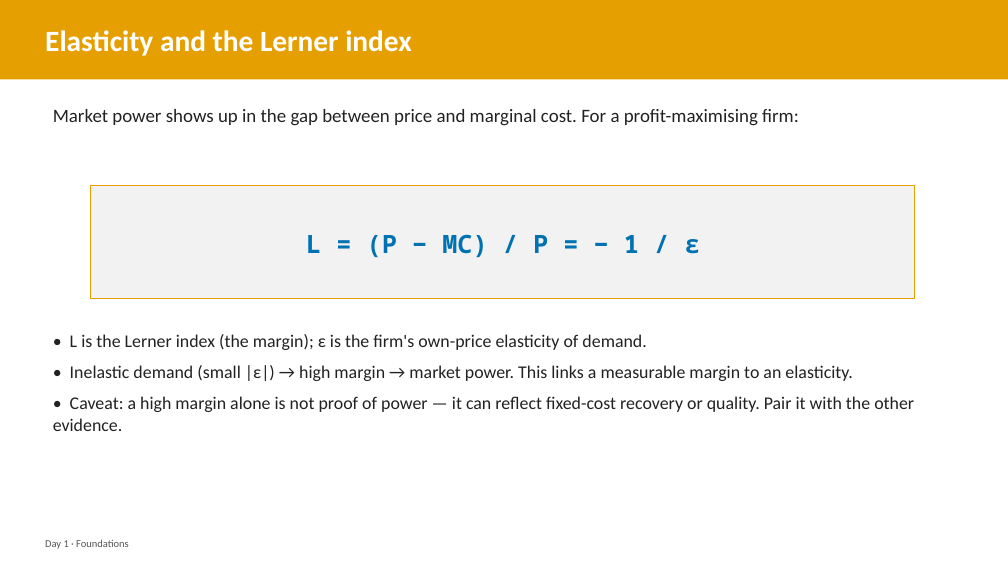
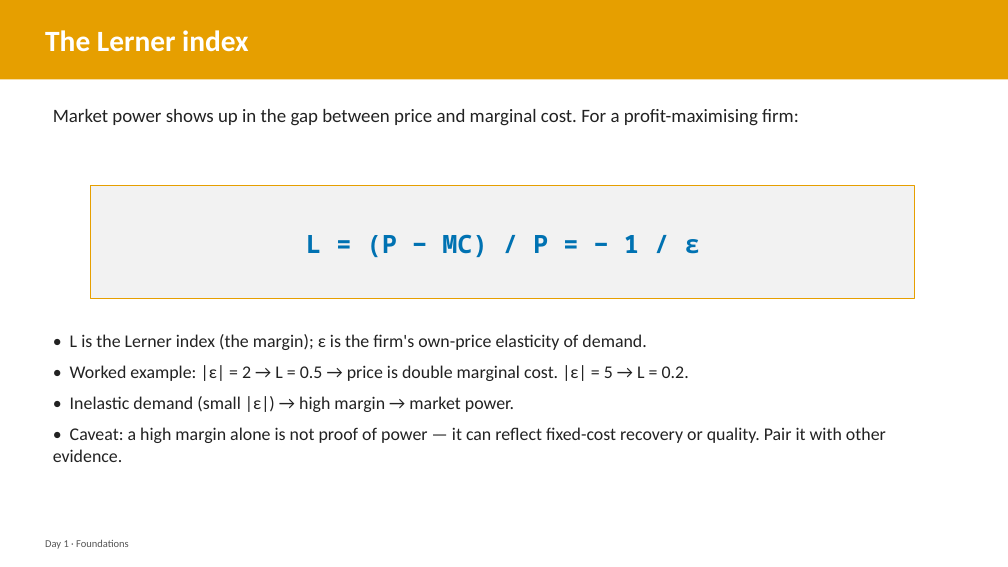
Before and after one commit to laurencehw/antitrust-methods, a slide deck: slide 43 of teaching/slides/day1_foundations.pptx (slide 21 before the commit). Drawn at 1008x567 pixels with LibreOffice and Linux fonts; fonts in the diff are those of the drawing. Boxes give left, top, right and bottom in pixels: in the first picture for what was removed or moved away, otherwise in the second. Text is boxed around its words. In the diff, an @@ line names an element or a change of style, - is before the commit and + after.

```diff
--- a/teaching/slides/day1_foundations.pptx
+++ b/teaching/slides/day1_foundations.pptx
@@ text at box(45, 30, 249, 52): text changed @@
-Elasticity and the Lerner index
+The Lerner index
@@ text at box(53, 365, 886, 462): text changed @@
-• Inelastic demand (small |ε|) → high margin → market power. This links a measurable margin to an elasticity.
-• Caveat: a high margin alone is not proof of power — it can reflect fixed-cost recovery or quality. Pair it with the other evidence.
+• Worked example: |ε| = 2 → L = 0.5 → price is double marginal cost. |ε| = 5 → L = 0.2.
+• Inelastic demand (small |ε|) → high margin → market power.
+• Caveat: a high margin alone is not proof of power — it can reflect fixed-cost recovery or quality. Pair it with other evidence.
```
Also in this commit, not shown: 18 other slides changed, 28 slides added, 2 other files.
